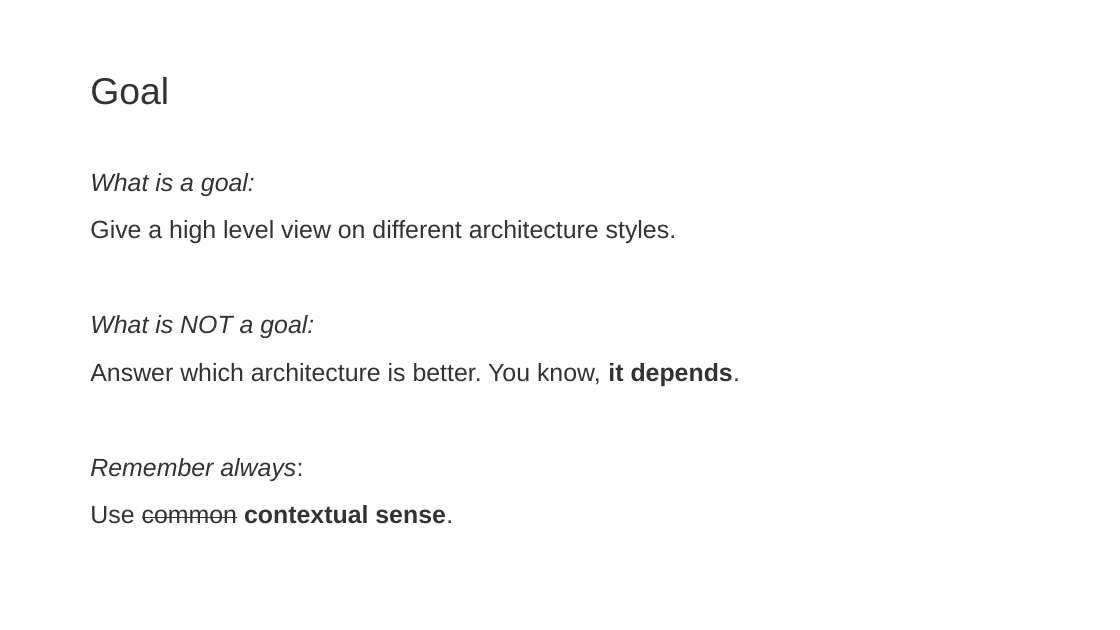
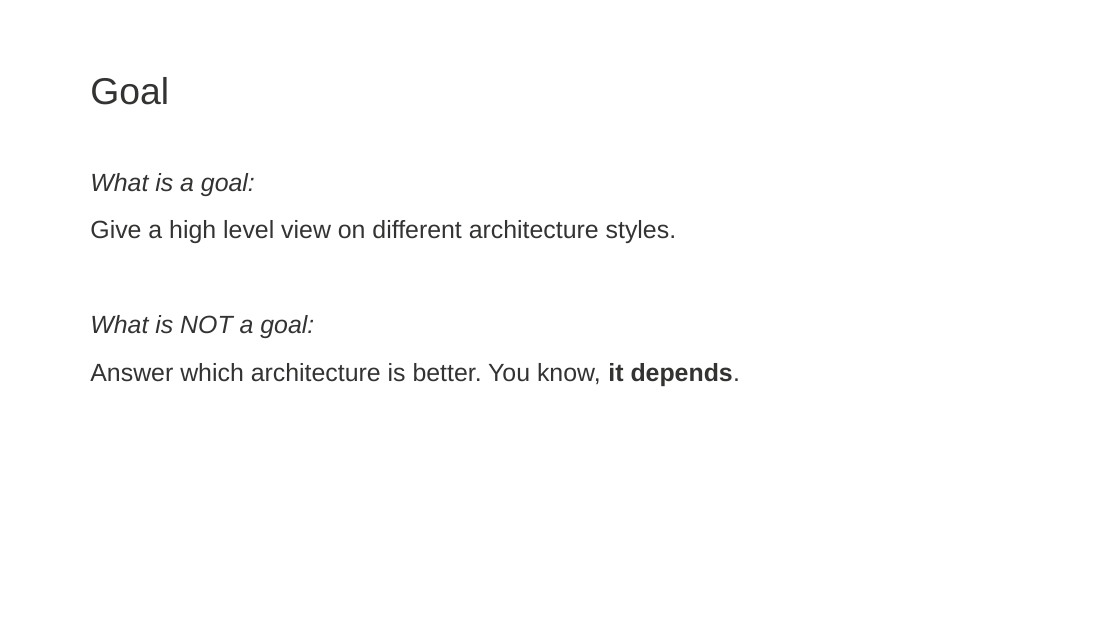
Before and after one commit to zatsepinvl/where-to-put-the-service, a slide deck: slide 7 of Where to put the service.pptm. Drawn at 1120x630 pixels with LibreOffice and Linux fonts; fonts in the diff are those of the drawing; background and template pictures are left out. Boxes give left, top, right and bottom in pixels: in the first picture for what was removed or moved away, otherwise in the second. Text is boxed around its words. In the diff, an @@ line names an element or a change of style, - is before the commit and + after.

```diff
--- a/Where to put the service.pptm
+++ b/Where to put the service.pptm
@@ text at (90, 458, 453, 524): paragraphs removed @@
-Remember always:
-Use common contextual sense.
```
Also in this commit, not shown: 13 other slides changed, 3 slides added, 6 slides removed, 13 other files.
